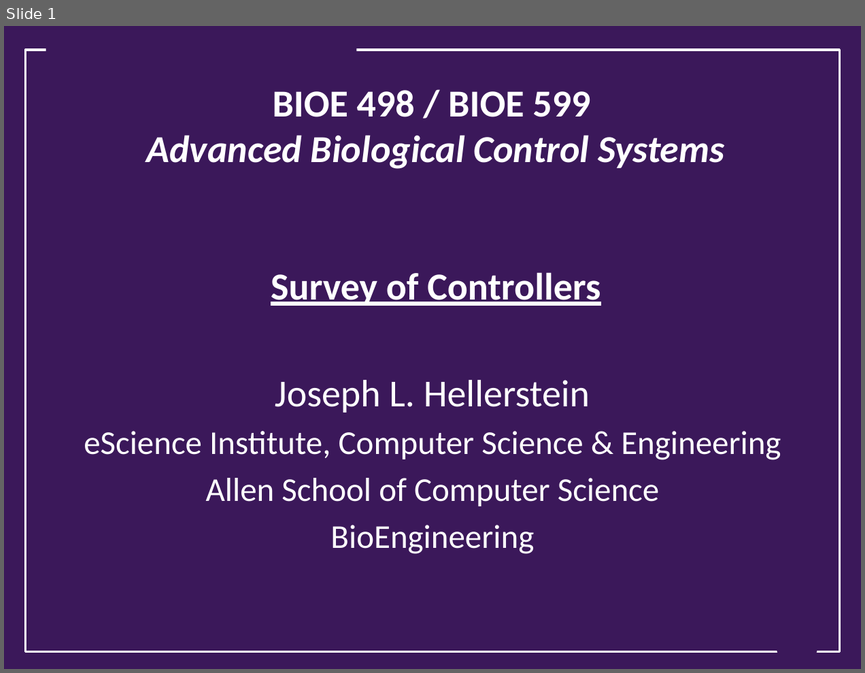
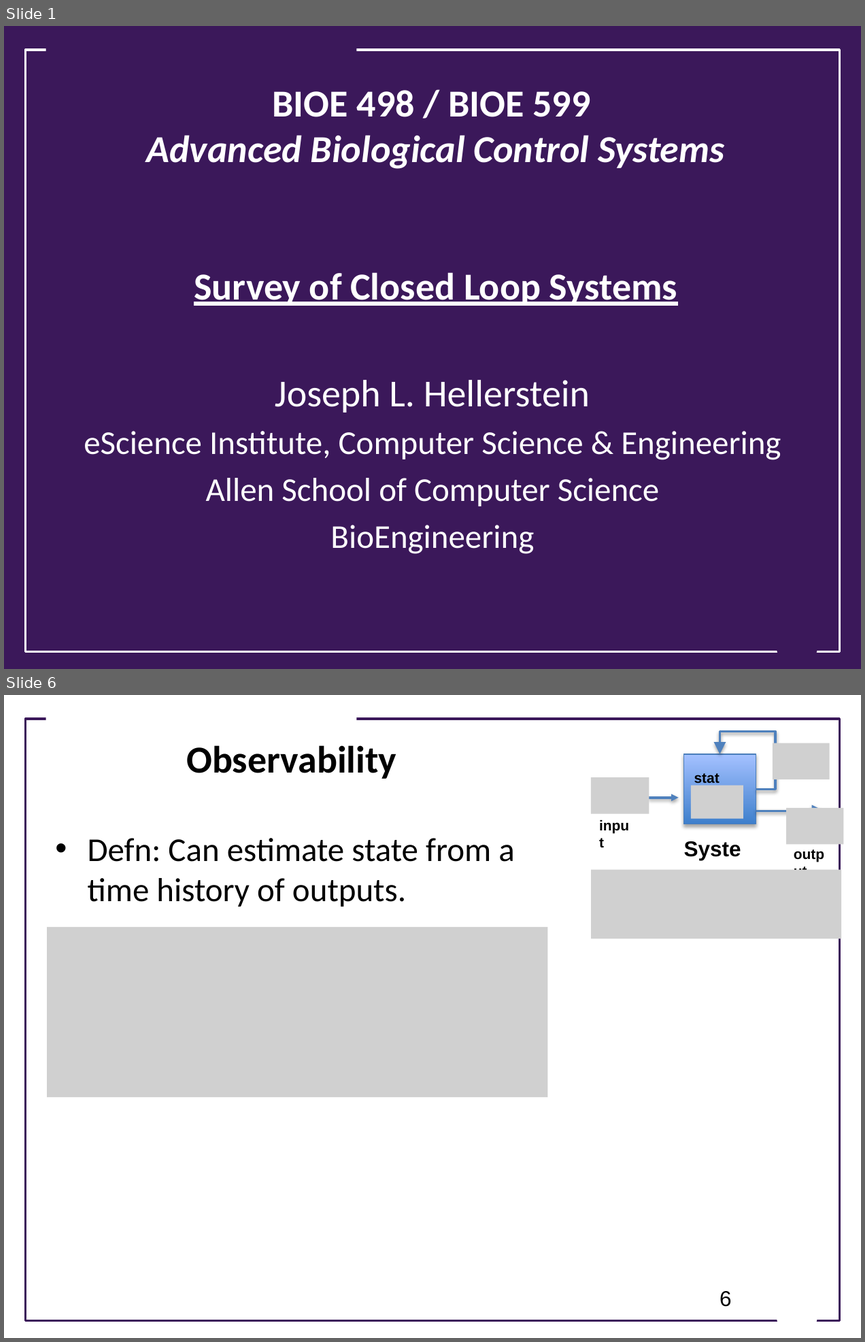
Before and after one commit to joseph-hellerstein/advanced-controls-lectures, a slide deck: Lecture_26-Survey-Of-Closed-Loop-Systems/Survey-Of-Closed-Loop-Systems.pptx. Shown one above the other, each under a label of ours: slide 1 before the commit, slides 1 and 6 after it; the slides between them are not shown. The pictures are 865x673 and 865x1342 pixels, drawn with LibreOffice and Linux fonts; fonts in the diff are those of the drawing; grey boxes stand for pictures; background and template pictures are left out. Boxes give left, top, right and bottom in pixels: in the first picture for what was removed or moved away, otherwise in the second. Text is boxed around its words. In the diff, an @@ line names an element or a change of style, - is before the commit and + after.

```diff
--- a/Lecture_26-Survey-Of-Closed-Loop-Systems/Survey-Of-Closed-Loop-Systems.pptx
+++ b/Lecture_26-Survey-Of-Closed-Loop-Systems/Survey-Of-Closed-Loop-Systems.pptx
@@ slide 6 added at [4, 695, 861, 1338], background #FFFFFF @@
@@ rectangle added at [46, 709, 356, 730], fill #FFFFFF @@
@@ rectangle added at [26, 719, 839, 1321], outline #3B185A 1.75 pt @@
@@ title added at [186, 745, 396, 779], 32 pt, text #000000, bold @@
+Observability
@@ group added at [591, 732, 844, 868]: 4 pictures, 4 texts, 2 arrows, 1 rectangle, 1 elbow arrow @@
+input
+output
+System
+state
@@ text added at [88, 838, 514, 906], 28 pt, text #000000 @@
+• Defn: Can estimate state from a time history of outputs.
@@ picture added at [591, 870, 841, 939] @@
@@ picture added at [47, 927, 547, 1098] @@
@@ page number added at [719, 1291, 732, 1306], 18 pt, text #000000 @@
+6
@@ trapezoid added at [769, 1289, 824, 1327], fill #FFFFFF @@
@@ slide 1 changed as well @@
@@ title at [147, 90, 724, 305]: text changed @@
-BIOE 498 / BIOE 599
-Advanced Biological Control Systems
-Survey of Controllers
+BIOE 498 / BIOE 599
+Advanced Biological Control Systems
+Survey of Closed Loop Systems
```
Also in this commit, not shown: 1 other slide changed, 9 other slides added.
